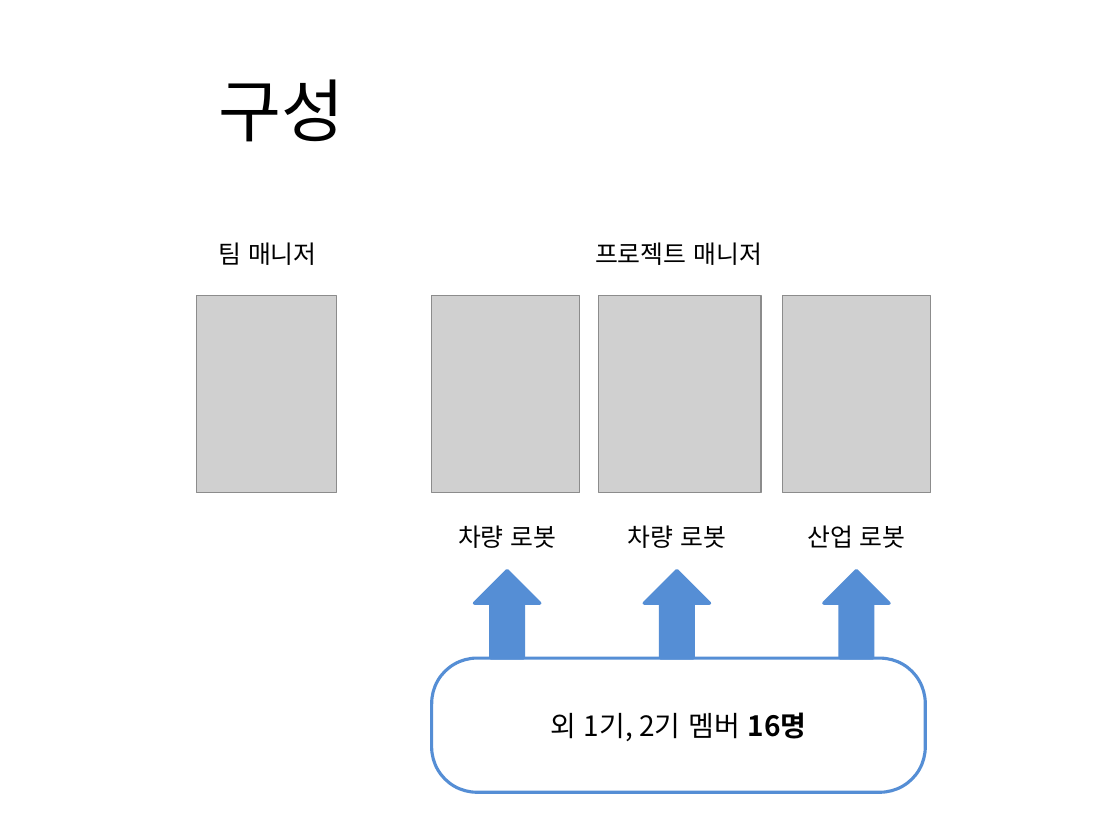
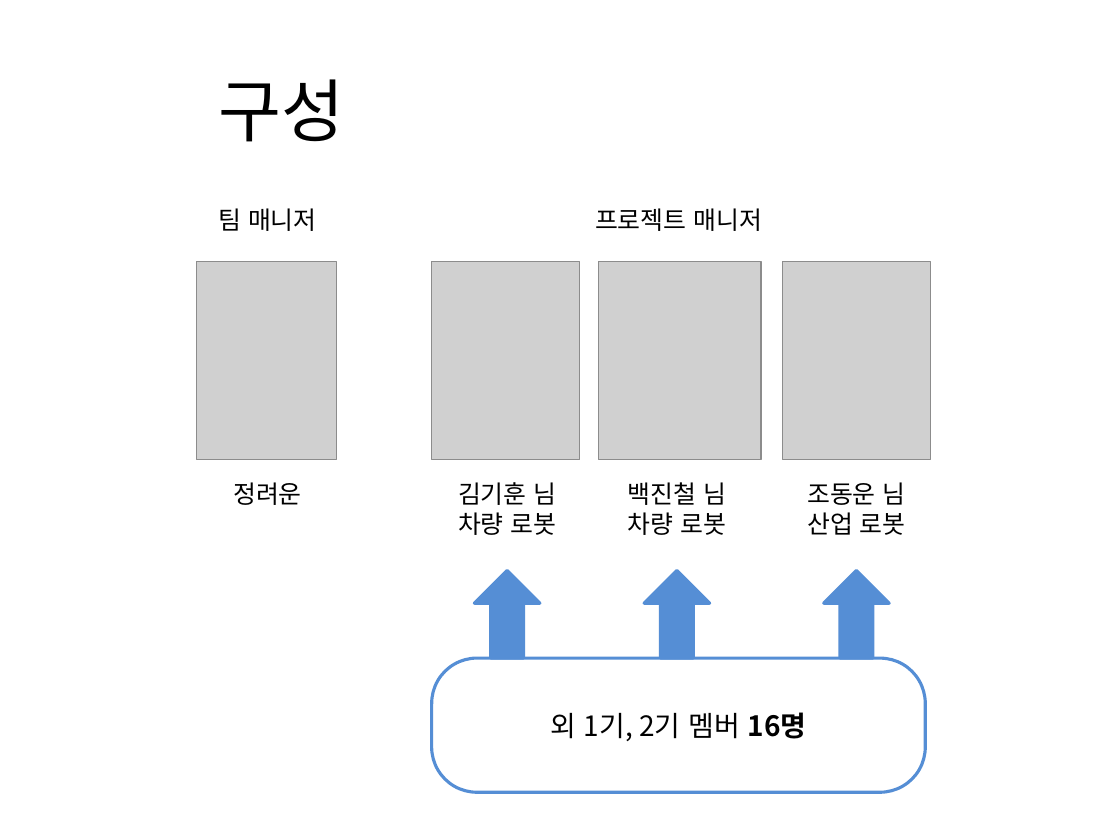
Before and after one commit to jeongam5785/documents, a slide deck: slide 3 of auturbo_2018_spring/auturbo_2018_spring_week1.pptx. Drawn at 1120x840 pixels with LibreOffice and Linux fonts; fonts in the diff are those of the drawing; grey boxes stand for pictures; background and template pictures are left out. Boxes give left, top, right and bottom in pixels: in the first picture for what was removed or moved away, otherwise in the second. Text is boxed around its words. In the diff, an @@ line names an element or a change of style, - is before the commit and + after.

```diff
--- a/auturbo_2018_spring/auturbo_2018_spring_week1.pptx
+++ b/auturbo_2018_spring/auturbo_2018_spring_week1.pptx
@@ 4 pictures, 2 texts moved together from (x1=196, y1=242, x2=931, y2=493) to (x1=196, y1=208, x2=931, y2=459) @@
@@ text "김기훈 님" moved from (x1=458, y1=525, x2=557, y2=548) to (x1=458, y1=482, x2=557, y2=535) @@
@@ text "백진철 님" moved from (x1=628, y1=525, x2=726, y2=548) to (x1=628, y1=482, x2=726, y2=535) @@
@@ text "조동운 님" moved from (x1=807, y1=525, x2=906, y2=548) to (x1=807, y1=482, x2=906, y2=535) @@
@@ text added at (x1=233, y1=482, x2=301, y2=505), 16 pt, text #000000 @@
+정려운
@@ text at (x1=458, y1=482, x2=556, y2=505): paragraph added @@
+김기훈 님
@@ text at (x1=628, y1=482, x2=726, y2=505): paragraph added @@
+백진철 님
@@ text at (x1=807, y1=482, x2=906, y2=505): paragraph added @@
+조동운 님
```
Also in this commit, not shown: 2 other slides changed.
